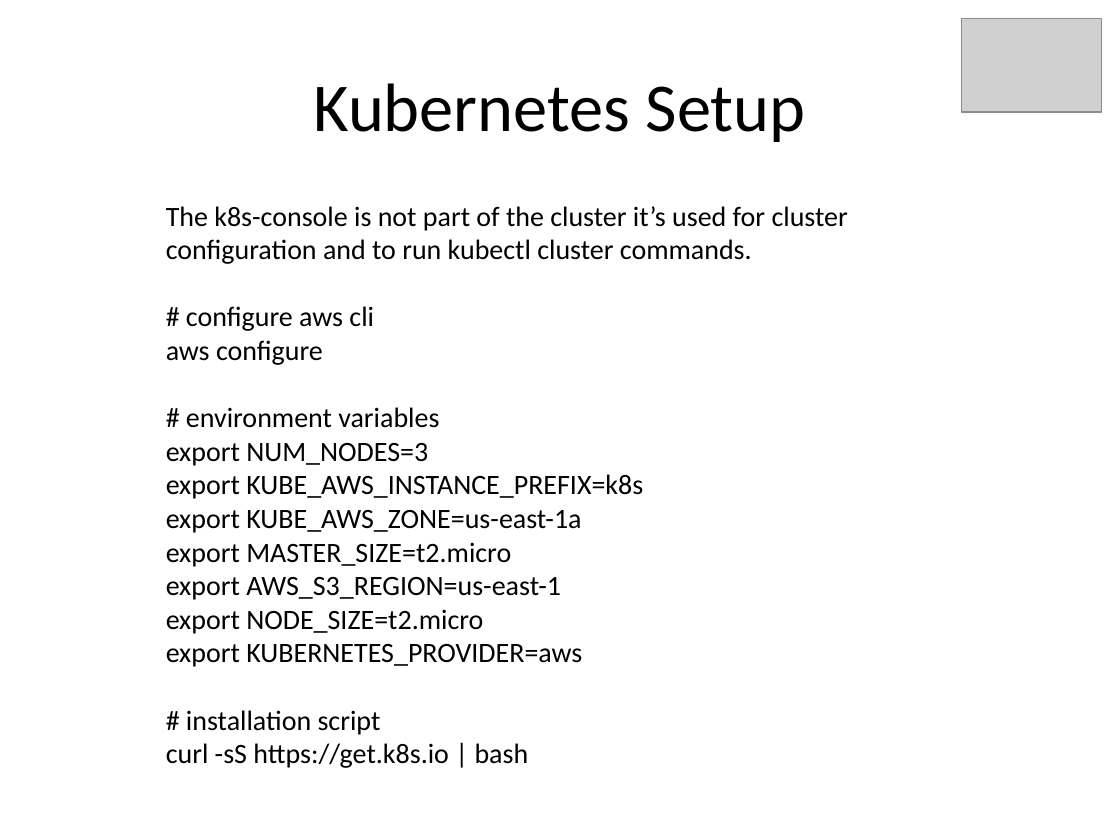
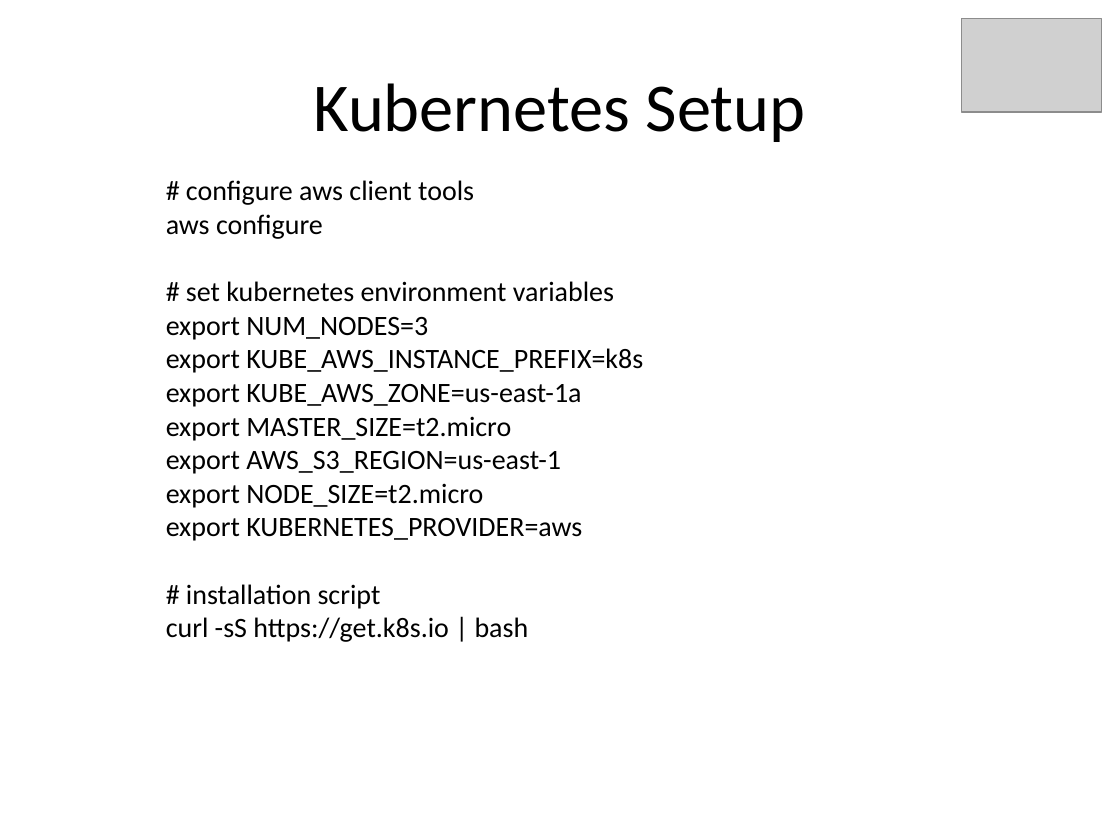
Before and after one commit to kskalvar/kubernetes-aws, a slide deck: slide 6 of docs/Docker-and-Kubernetes-on-AWS-QuickStart.pptx. Drawn at 1120x840 pixels with LibreOffice and Linux fonts; fonts in the diff are those of the drawing; grey boxes stand for pictures. Boxes give left, top, right and bottom in pixels: in the first picture for what was removed or moved away, otherwise in the second. Text is boxed around its words. In the diff, an @@ line names an element or a change of style, - is before the commit and + after.

Commit message:
Update docs and scripts

```diff
--- a/docs/Docker-and-Kubernetes-on-AWS-QuickStart.pptx
+++ b/docs/Docker-and-Kubernetes-on-AWS-QuickStart.pptx
@@ text "# configure aws client tools": place and size @@
-text "# configure aws client tools" at <box>166,206,848,768</box>
+text "# configure aws client tools" at <box>166,180,643,642</box>
@@ text at <box>186,180,474,205</box>: text changed @@
-The k8s-console is not part of the cluster it’s used for cluster configuration and to run kubectl cluster commands.
-# configure aws cli
+# configure aws client tools
@@ text at <box>186,281,614,302</box>: text changed @@
-# environment variables
+# set kubernetes environment variables
```
Also in this commit, not shown: 5 other slides changed, 3 other files.
